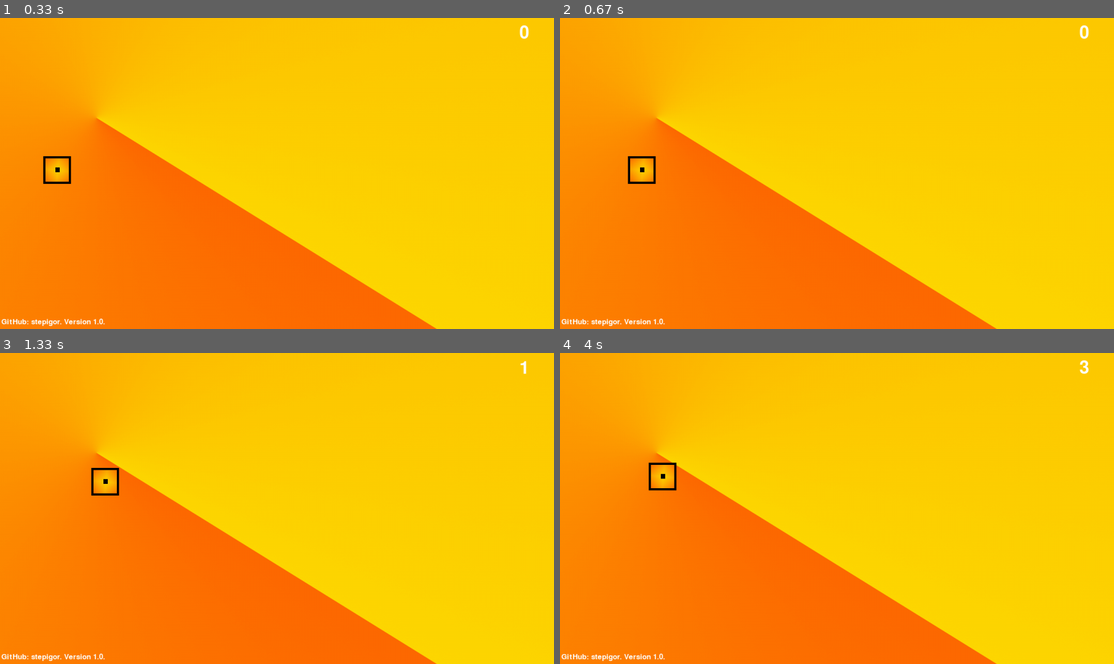
Above: before the commit, frames 1-4 (two rows, left to right).
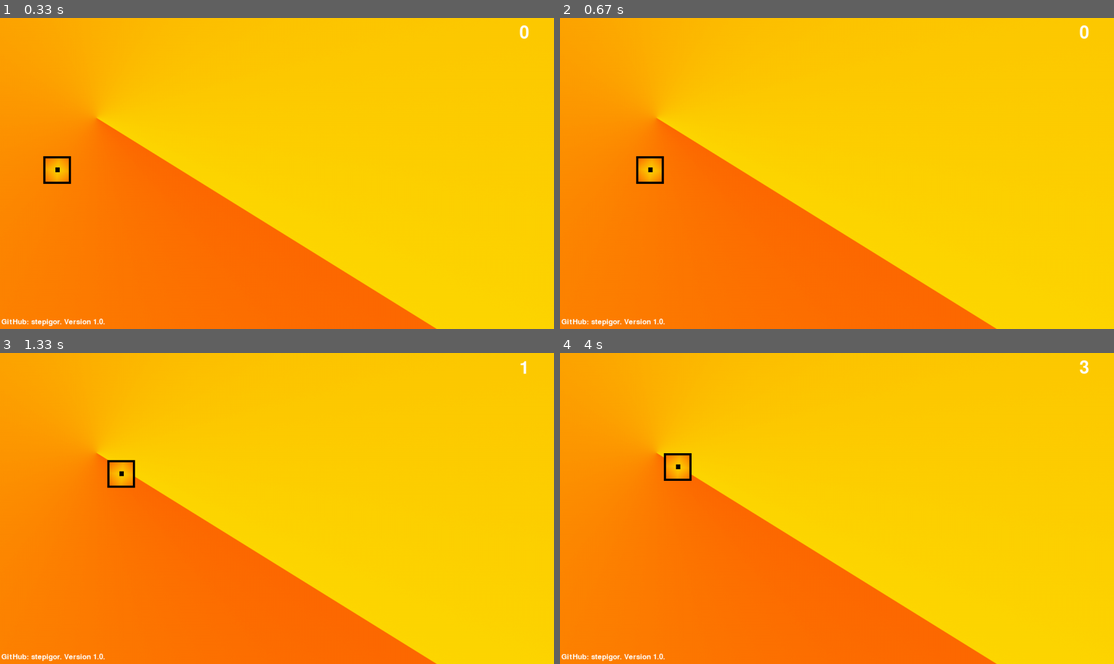
Above: after the commit, the same moments.

Repository: NastyaOu/simplepygame
Game: pygame game, started from game.py
Two runs of this game, one before a commit and one after it. Both use one fixed random seed, a clock stepped at 60 frames per second and the inputs below.
Inputs:
- Up to frame 1 (0.33 s): no input
- Up to frame 2 (0.67 s): hold D from 0.33 s (still down)
- Up to frame 3 (1.33 s): release D at 0.8 s; hold W 0.83-1.13 s; hold D from 1.17 s (still down)
- Up to frame 4 (4 s): release D at 1.63 s; hold A 1.67-2.2 s; hold S 2.23-2.53 s; hold A 2.57-2.97 s; hold W 3-3.37 s; hold D from 3.4 s (still down)

Frame 1 is identical in both runs. In frame 2, 0.4% of the frame differs, in the area x 12-19%, y 44-54%; in frame 3, 0.7%, in the area x 16-25%, y 34-46%; in frame 4, 0.7%.

Commit message:
Ready for production

Diff:
--- a/game.py
+++ b/game.py
@@ -1,17 +1,17 @@
-import pygame
-import random
-import time
+import pygame #сама игровая библиотека
+import random #получаем случайные числа (при генерации новых противников)
+import time #модуль подсчета времени для игровых очков
 from pygame.locals import *
 
 
-class Person:
+class Person: #к данному классу относятся и САМ ИГРОК и ПРОТИВНИКИ (НО только ПРОТИВНИКИ используют МЕТОД MOVE!)
     def __init__(self, x, y, speed, image):
         self.x = x
         self.y = y
         self.speed = speed
         self.image = pygame.image.load(image)
 
-    def move(self):
+    def move(self): #ТОЛЬКО ДЛЯ ПРОТИВНИКОВ! ПЕРЕДВИЖЕНИЕ ПРОТИВНИКА СО СРАВНЕНИЕМ ПОЛОЖЕНИЯ ИГРОКА
         if self.x < player.x:
             self.x += self.speed
         elif self.x > player.x:
@@ -21,13 +21,18 @@
         elif self.y > player.y:
             self.y -= self.speed
 
-        if self.x <= player.x + 64 and self.x >= player.x and self.y >= player.y and self.y <= player.y + 64:
-            global gameovercheck
+        global gameovercheck
+
+        if self.x <= player.x + 64 and self.x >= player.x and self.y >= player.y and self.y <= player.y + 64: #УСЛОВИЕ ПРЕКРАЩЕНИЯ ИГРЫ, ПРОИГРЫЩ
+            gameovercheck = True
+            screen.blit(gameover, (0, 0))
+
+        if self.x+64 <= player.x + 64 and self.x+64 >= player.x and self.y+64 >= player.y and self.y+64 <= player.y + 64:
             gameovercheck = True
             screen.blit(gameover, (0, 0))
 
 
-pygame.init()
+pygame.init()   #СТАРТ, ИНИЦИАЛИЗАЦИЯ
 screen = pygame.display.set_mode((1280, 720), 0, 32)
 pygame.display.set_caption("First Python Game!")
 back = pygame.image.load('back.png')
@@ -35,54 +40,54 @@
 
 font = pygame.font.Font(None, 25)
 scorefont = pygame.font.Font(None, 60)
-score = 0
-gameovercheck = False
-time0 = time.time()
+score = 0   #ИГРОВЫЕ ОЧКИ
+gameovercheck = False #БУЛЕВО ЗНАЧЕНИЕ, ПРОИГРАЛИ ИЛИ НЕТ
+time0 = time.time() #СЧЕТ ВРЕМЕНИ, ДЛЯ ИГРОВЫХ ОЧКОВ
 
-enemynum = 3
-lastadd = 0
+enemynum = 3 #НОМЕР СЛЕДУЮЩЕГО ПРОТИВНИКА (ДЛЯ ГЕНЕРАЦИИ)
+lastadd = 0 #КАКОГО ПРОТИВНИКА ДОБАВЛЯЛИ ПОСЛЕДНИЙ РАЗ
 
-player = Person(100, 320, 3, 'player.png')
-allplayers = [player]
+player = Person(100, 320, 4, 'player.png')
+allplayers = [player] #СПИСОК, ПО НЕМУ БУДЕМ ПРОХОДИТСЯ В БЕСКОНЕЧНОМ ИГРОВОМ ЦИКЛЕ, ЧТОБЫ ВСЕ ПРОТИВНИКИ И ИГРОК ДВИГАЛИСЬ
 
 abouttext = font.render("GitHub: stepigor. Version 1.0.", True, (255, 255, 255))
 
 mainLoop = True
-while mainLoop:
+while mainLoop: #БЕСКОНЕЧНЫЙ ИГРОВОЙ ЦИКЛ
 
-    if gameovercheck == False:
+    if gameovercheck == False: #ЕСЛИ НЕ ПРОИГРАЛИ
 
-        if score == 5:
-            try:
+        if score == 5: #ВРЕМЯ ПОЯВЛЕНИЯ ПЕРВЫХ ПРОТИВНИКОВ
+            try: #ИСПОЛЬЗУЕМ ДАННУЮ КОНСТРУКЦИЮ, ЧТОБЫ БЫТЬ УВЕРЕННЫМИ, ЧТО МЫ ЕЩЕ НЕ СОЗДАВАЛИ ПРОТИВНИКОВ, ИНАЧЕ ЗА ОДНУ СЕКУНДУ ПОЛЕ ЗАПОЛНИТСЯ ПРОТИВНИКАМИ
                 enemy1
                 enemy2
             except:
-                enemy1 = Person(1000, 250, 1, 'enemy.png')
-                enemy2 = Person(1000, 500, 1, 'enemy.png')
-                allplayers.append(enemy1)
+                enemy1 = Person(1000, 250, random.randint(0,3), 'enemy.png')
+                enemy2 = Person(1000, 500, random.randint(0,3), 'enemy.png')
+                allplayers.append(enemy1) #ДОБАВЛЯЕМ В ТОТ САМЫЙ СПИСОК, ЧТО БЫЛ ВЫШЕ
                 allplayers.append(enemy2)
 
-        if score > 29 and score % 30 == 0 and score != lastadd:
-            try:
+        if score > 29 and score % 30 == 0 and score != lastadd: #СЛЕДУЮЩИЕ ПРОТИВНИКИ, КАЖДЫЕ 30 ОЧКОВ
+            try: #ИСПОЛЬЗУЕМ ДАННУЮ КОНСТРУКЦИЮ, ЧТОБЫ БЫТЬ УВЕРЕННЫМИ, ЧТО МЫ ЕЩЕ НЕ СОЗДАВАЛИ ПРОТИВНИКОВ, ИНАЧЕ ЗА ОДНУ СЕКУНДУ ПОЛЕ ЗАПОЛНИТСЯ ПРОТИВНИКАМИ
                 globals()['enemy' + str(enemynum)]
             except KeyError:
-                globals()['enemy' + str(enemynum)] = Person(random.randint(0,1200),random.randint(0,650),random.randint(1,2),'enemy.png');
+                globals()['enemy' + str(enemynum)] = Person(random.randint(0,1200),random.randint(0,650),random.randint(0,3),'enemy.png');
                 allplayers.append(globals()['enemy' + str(enemynum)])
                 enemynum+=1
                 lastadd = score
 
-        time1 = time.time()
+        time1 = time.time() #ВТОРОЕ ВРЕМЯ, ЧТОБЫ ВЫЧЕТОМ ПОЛУЧИТЬ АКТУАЛЬНЫЕ ОЧКИ (БЫЛ TIME0 ЕЩЕ)
         score = int(time1 - time0)
         scoretext = scorefont.render(str(score), True, (255, 255, 255))
 
         screen.blit(back, (0, 0))
 
-        for i, item in enumerate(allplayers):
+        for i, item in enumerate(allplayers): #ПРОХОДИМСЯ ПО СПИСКУ, ЧТО БЫЛ ВЫШЕ (ГДЕ САМ ИГРОК И ПРОТИВНИКИ)
             screen.blit(item.image, (item.x, item.y))
-            if i != 0:
+            if i != 0: #ИСКЛЮЧАЕМ ИГРОКА (У НЕГО ID В СПИСКЕ 0), ТАК КАК ИМ УПРАВЛЯЕМ САМ ЧЕЛОВЕК, А НЕ КОМПЬЮТЕР
                 item.move()
 
-        keys_pressed = pygame.key.get_pressed()
+        keys_pressed = pygame.key.get_pressed() #ПЕРЕДВИЖЕНИЕ ГЛАВНОГО ГЕРОЯ
         if keys_pressed[K_d] and player.x < 1216:
             player.x += player.speed
         if keys_pressed[K_a] and player.x > 0:
@@ -95,14 +100,14 @@
         screen.blit(abouttext, (3, 695))
         screen.blit(scoretext, (1200, 15))
 
-    else:
+    else: #ЕСЛИ ПРОИГРАЛИ
 
         screen.blit(gameover, (0, 0))
         screen.blit(scoretext, (122, 400))
 
         key_press = pygame.key.get_pressed()
 
-        if key_press[K_RETURN]:
+        if key_press[K_RETURN]: #НАЖИМАЕМ ENTER, ЧТОБЫ НАЧАТЬ СНАЧАЛА. ОБНУЛЯЕМ СЧЕТА, УДАЛЯЕМ ПРОТИВНИКОВ
             time0=time.time()
             time1=time.time()
             score = 0
@@ -113,10 +118,10 @@
             allplayers = [player]
             gameovercheck = False
 
-    for event in pygame.event.get():
+    for event in pygame.event.get(): #УСЛОВИЕ НОРМАЛЬНОГО ЗАКРЫТИЯ ИГРЫ НА КРЕСТИК В WINDOWS
         if event.type == QUIT:
             mainLoop = False
 
     pygame.display.update()
 
-pygame.quit()
+pygame.quit() #САМ ВЫХОД ИЗ ИГРЫ. НАХОДИТСЯ ВНЕ ИГРОВОГО ЦИКЛА, КОТОРЫЙ ПРЕРЫВАЕТСЯ В GAMEOVER (ПРИ НАЖАТИИ ENTER)
